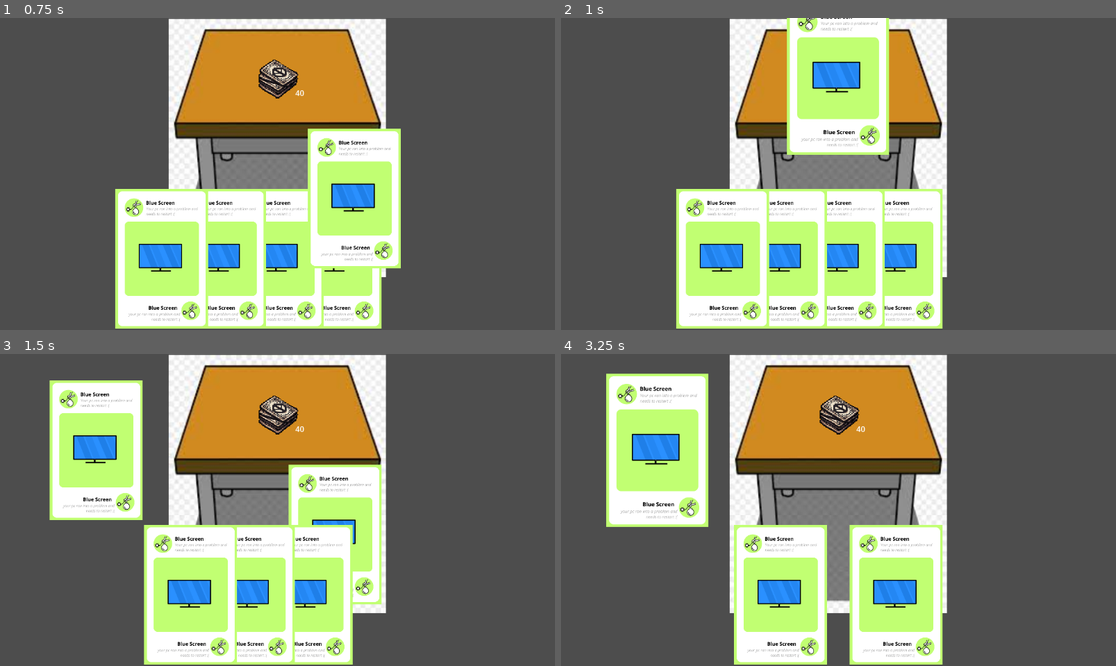
Above: before the commit, frames 1-4 (two rows, left to right).
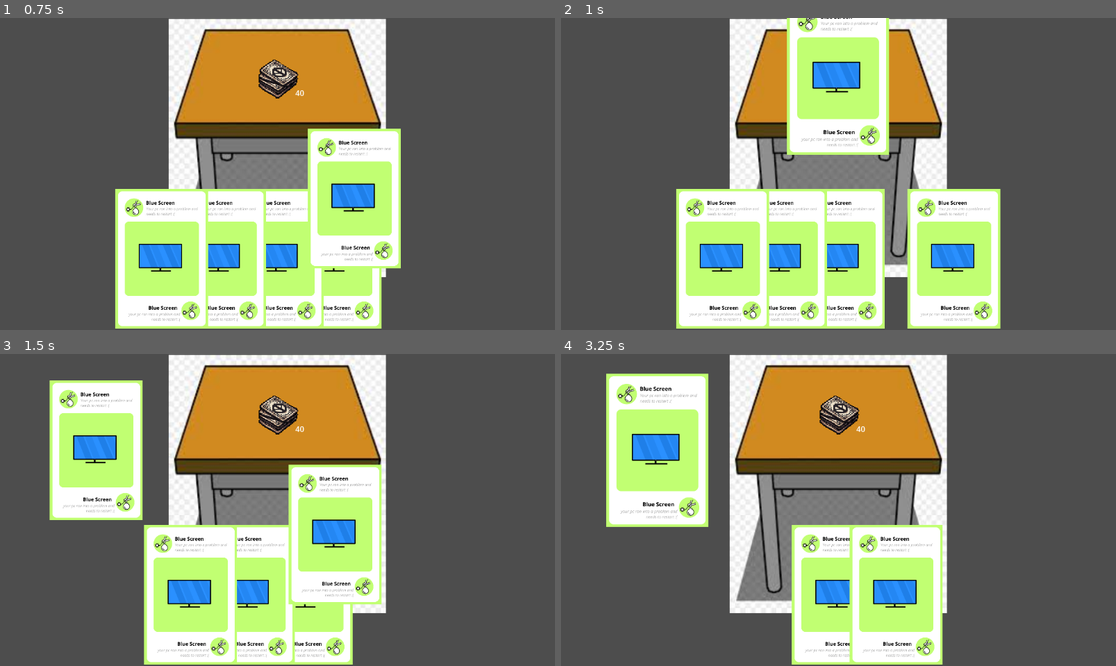
Above: after the commit, the same moments.

Repository: Thijs987/pse_onlycode
Game: Godot game, scene res://main.tscn
Two runs of this game, one before a commit and one after it. Both use one fixed random seed, a clock stepped at 60 frames per second and the inputs below.
Inputs (mouse positions are in pixels of both pictures, inside the frame that each line leads up to):
- Up to frame 1 (0.75 s): tap Enter at 0.5 s; drag from (394, 258) to (277, 77) at 0.52 s
- Up to frame 2 (1 s): no input
- Up to frame 3 (1.5 s): drag from (366, 594) to (277, 413) at 1.27 s
- Up to frame 4 (3.25 s): move the mouse to (894, 594) at 2.02 s; click (894, 594) at 2.17 s; tap Space at 2.75 s; drag from (838, 594) to (655, 450) at 2.77 s

Frame 1 is identical in both runs. In frame 2, 7.7% of the frame differs, in the area x 58-80%, y 54-100%; in frame 3, 2.4%; in frame 4, 7.4%.
Error in both runs: Invalid access to property or key 'lobbyId' on a base object of type 'Nil'. (res://gschttp.gd:69)

Commit message:
overlap fixes itself nearly perfectly

Diff:
--- a/Frontend/card_logic.gd
+++ b/Frontend/card_logic.gd
@@ -42,6 +42,7 @@
 func start_dragging(card):
 	card.scale = Vector2(1.0, 1.0)
 	dragging_card = card
+	card.z_index = 99
 	var card_pos = dragging_card.position
 	var mouse_pos = get_global_mouse_position()
 	card_offsetx = card_pos.x - mouse_pos.x
--- a/Frontend/player_hand.gd
+++ b/Frontend/player_hand.gd
@@ -56,16 +56,31 @@
 	for i in range(player_hand.size()):
 		var new_position = Vector2(calculate_card_position(i), HAND_Y)
 		var moving_card = player_hand[i]
+
 		if moving_card.movable == true:
 			moving_card.hand_position = new_position
-			if moving_card != card_logic.dragging_card: # Only update non moving cards
+
+			# 1. BEREKEN DE STANDAARD LAAG: Links (0) ligt onderop, rechts (size) bovenop.
+			# Als je wilt dat links BOVENOP ligt, gebruik je: player_hand.size() - i
+			# Als je wilt dat rechts BOVENOP ligt, gebruik je gewoon: i
+			var basis_z = player_hand.size() - i
+
+			# 2. CHECK OF DIT DE GESLEEPTE KAART IS
+			if moving_card == card_logic.dragging_card:
+				# De gesleepte kaart krijgt de basis-waarde + een enorme boost (bijv. 100)
+				# Hierdoor blijft de onderlinge sorteervolgorde intact, maar zweeft hij ALTIJD boven de rest!
+				moving_card.z_index = basis_z + 100
+			else:
+				# Normale kaarten krijgen gewoon hun basis z_index
+				moving_card.z_index = basis_z
+				# En alleen de niet-gesleepte kaarten worden getweend
 				move_to_position(moving_card, new_position)
 
 
 func sort_hand():
 	# Ook iets waardoor je alleen de kaart van positie verandert als ie niet te ver van je hand is
 	var mouse_pos = get_global_mouse_position()
-	if mouse_pos.y < 0: # Zoek juiste value hiervoor, miss ook minimum
+	if mouse_pos.y < 250: # Zoek juiste value hiervoor, miss ook minimum
 		return
 
 	var moving_card = card_logic.dragging_card
@@ -75,7 +90,7 @@
 
 	if moving_index > 0: # Not left most card
 		var left_card = player_hand[moving_index - 1]
-		if mouse_pos.x < left_card.x:
+		if mouse_pos.x < left_card.position.x:
 			player_hand[moving_index] = left_card
 			player_hand[moving_index - 1] = moving_card
 			update_card_hand_position()
@@ -83,7 +98,7 @@
 
 	if moving_index < player_hand.size() - 1: # Not right most card
 		var right_card = player_hand[moving_index + 1]
-		if mouse_pos.x > right_card.x:
+		if mouse_pos.x > right_card.position.x:
 			player_hand[moving_index] = right_card
 			player_hand[moving_index + 1] = moving_card
 			update_card_hand_position()
